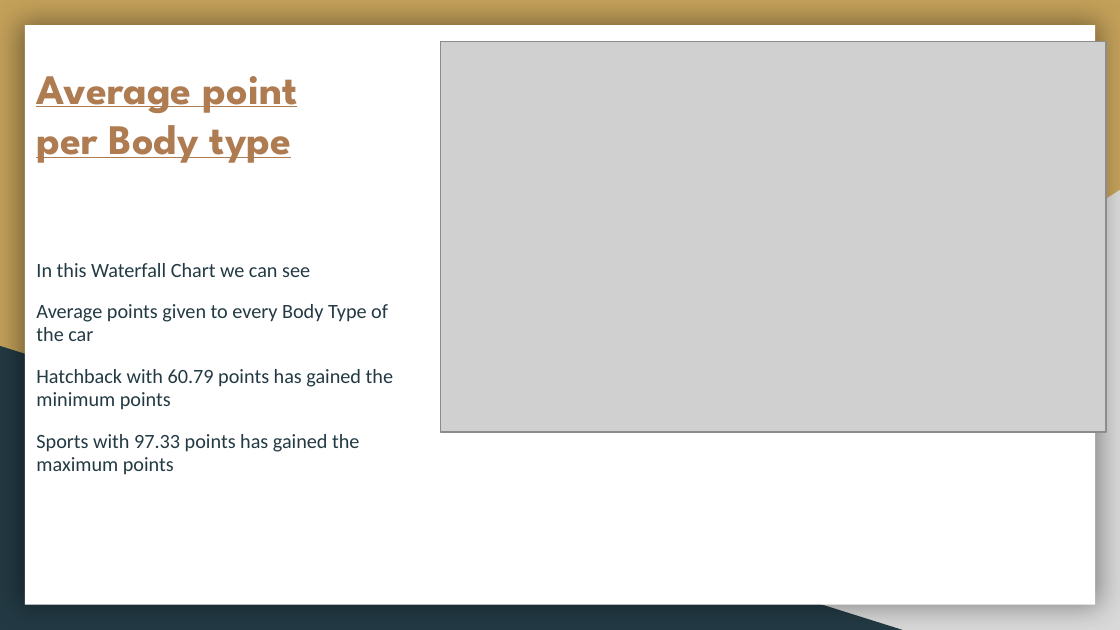
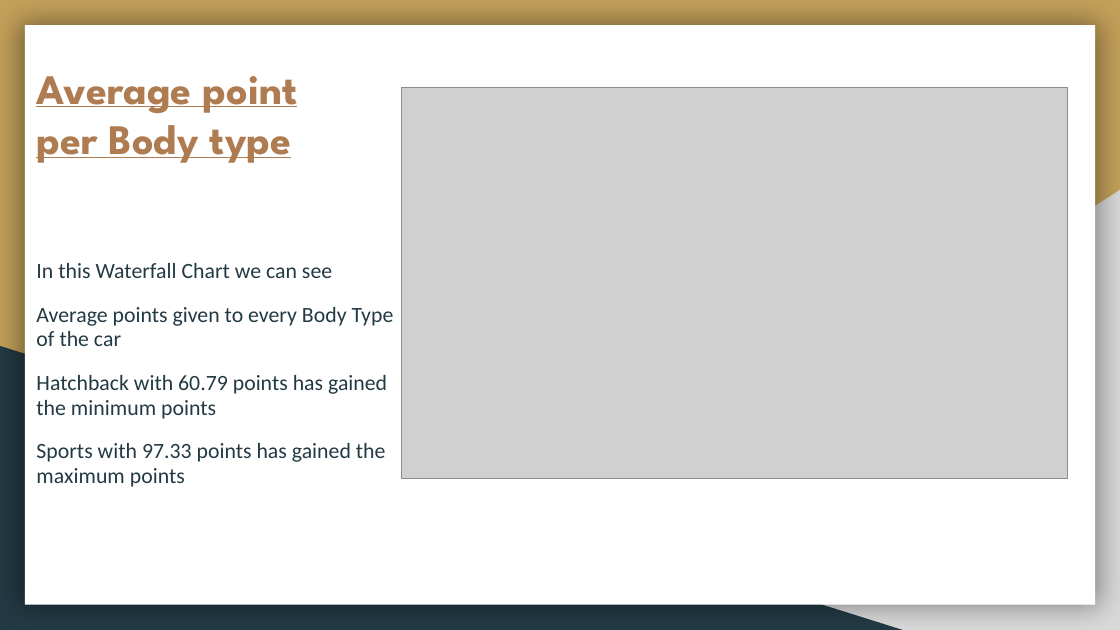
Before and after one commit to Udit2712/Car_DataAnalizer, a slide deck: slide 4 of Documents/Car Engage Report.pptx (slide 3 before the commit). Drawn at 1120x630 pixels with LibreOffice and Linux fonts; fonts in the diff are those of the drawing; grey boxes stand for pictures. Boxes give left, top, right and bottom in pixels: in the first picture for what was removed or moved away, otherwise in the second. Text is boxed around its words. In the diff, an @@ line names an element or a change of style, - is before the commit and + after.

Commit message:
Minor Changes in ppt
Added slide in ppt

```diff
--- a/Documents/Car Engage Report.pptx
+++ b/Documents/Car Engage Report.pptx
@@ picture: place and size @@
-picture at (440, 41, 1105, 432)
+picture at (402, 88, 1067, 479)
@@ text "In this Waterfall Chart we ..." at (36, 263, 394, 487): size 13 to 14 pt @@
```
Also in this commit, not shown: 8 other slides changed, 1 slide added.
